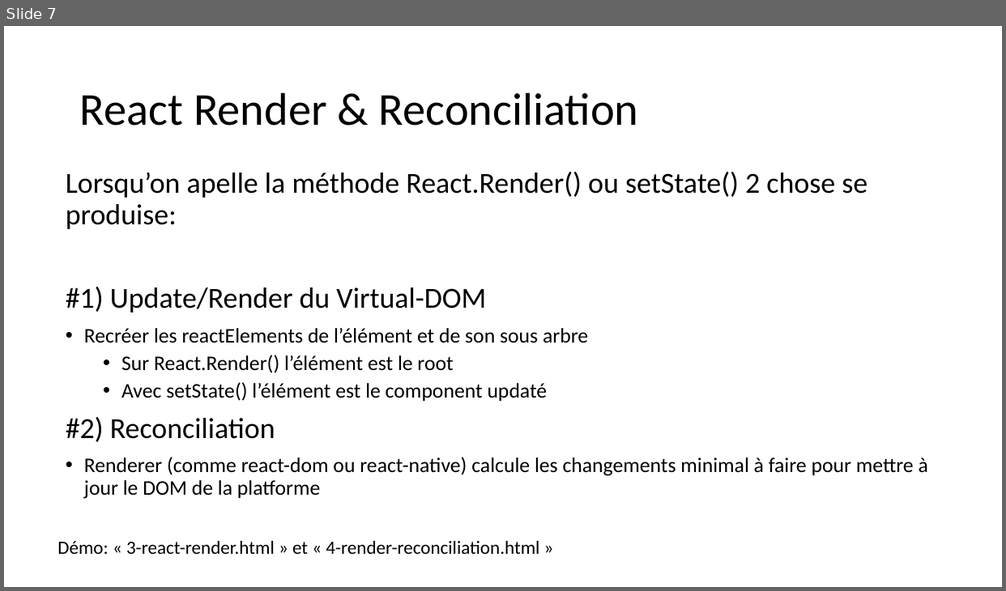
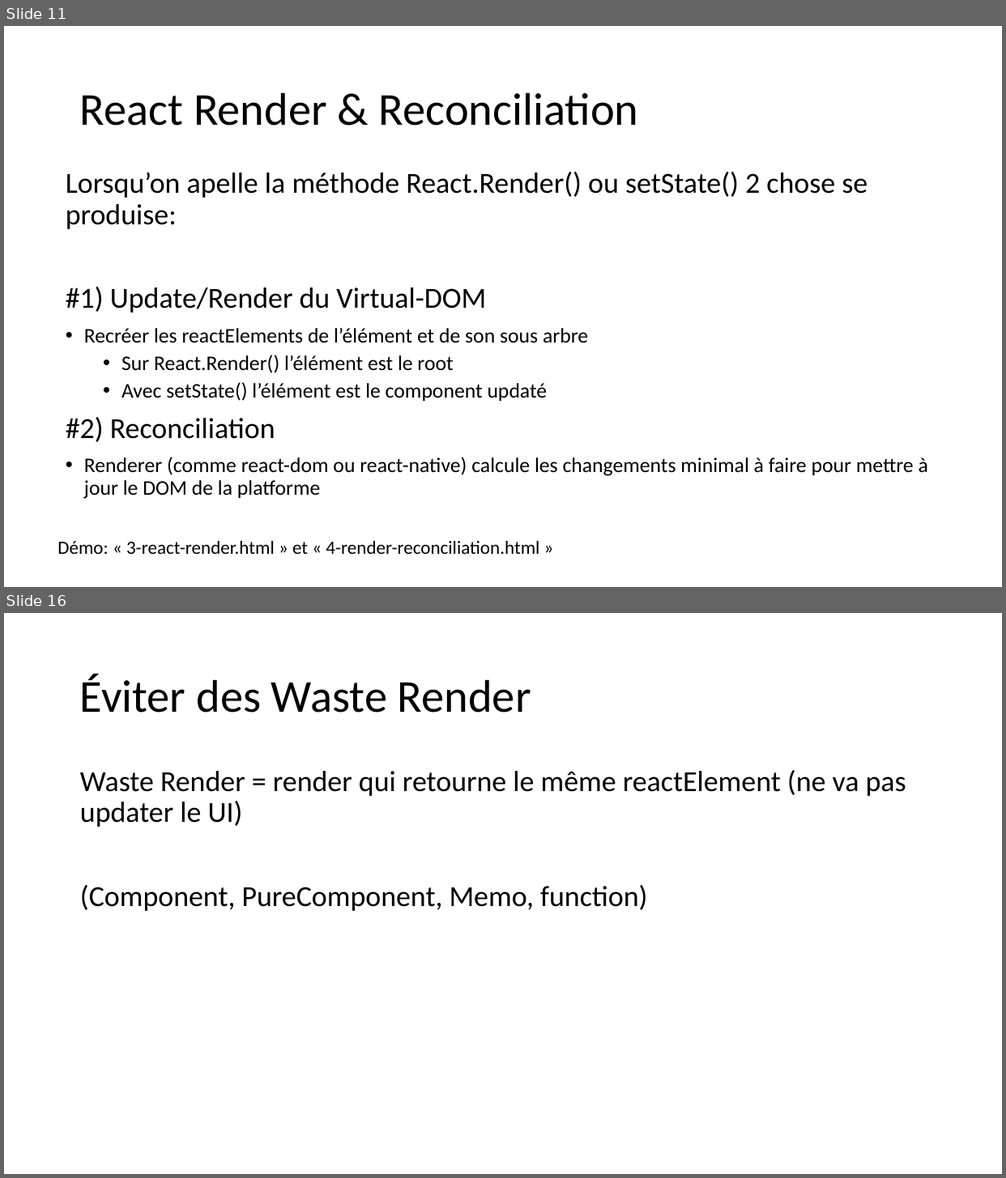
Before and after one commit to samuelgaudreau/formation-front-end-3, a slide deck: part-2/React-Perfo.pptx. Shown one above the other, each under a label of ours: slide 7 before the commit, slides 11 and 16 after it; the slides between them are not shown. The pictures are 1006x591 and 1006x1178 pixels, drawn with LibreOffice and Linux fonts; fonts in the diff are those of the drawing. Boxes give left, top, right and bottom in pixels: in the first picture for what was removed or moved away, otherwise in the second. Text is boxed around its words. In the diff, an @@ line names an element or a change of style, - is before the commit and + after.

```diff
--- a/part-2/React-Perfo.pptx
+++ b/part-2/React-Perfo.pptx
@@ slide 16 added at (x1=4, y1=613, x2=1002, y2=1174), background #FFFFFF @@
@@ title added at (x1=80, y1=674, x2=531, y2=713), 44 pt, text #000000 @@
+Éviter des Waste Render
@@ text added at (x1=80, y1=770, x2=906, y2=911), 28 pt, text #000000 @@
+Waste Render = render qui retourne le même reactElement (ne va pas updater le UI)
+(Component, PureComponent, Memo, function)
@@ what was slide 7 is now slide 11 @@
```
Also in this commit, not shown: 2 slides changed, 9 other slides added, 13 other files.
